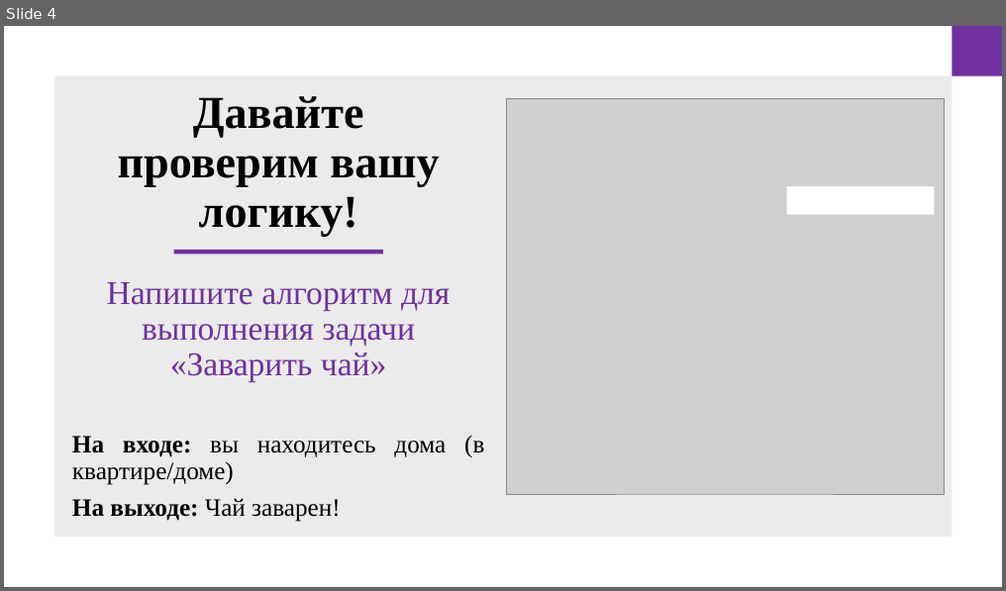
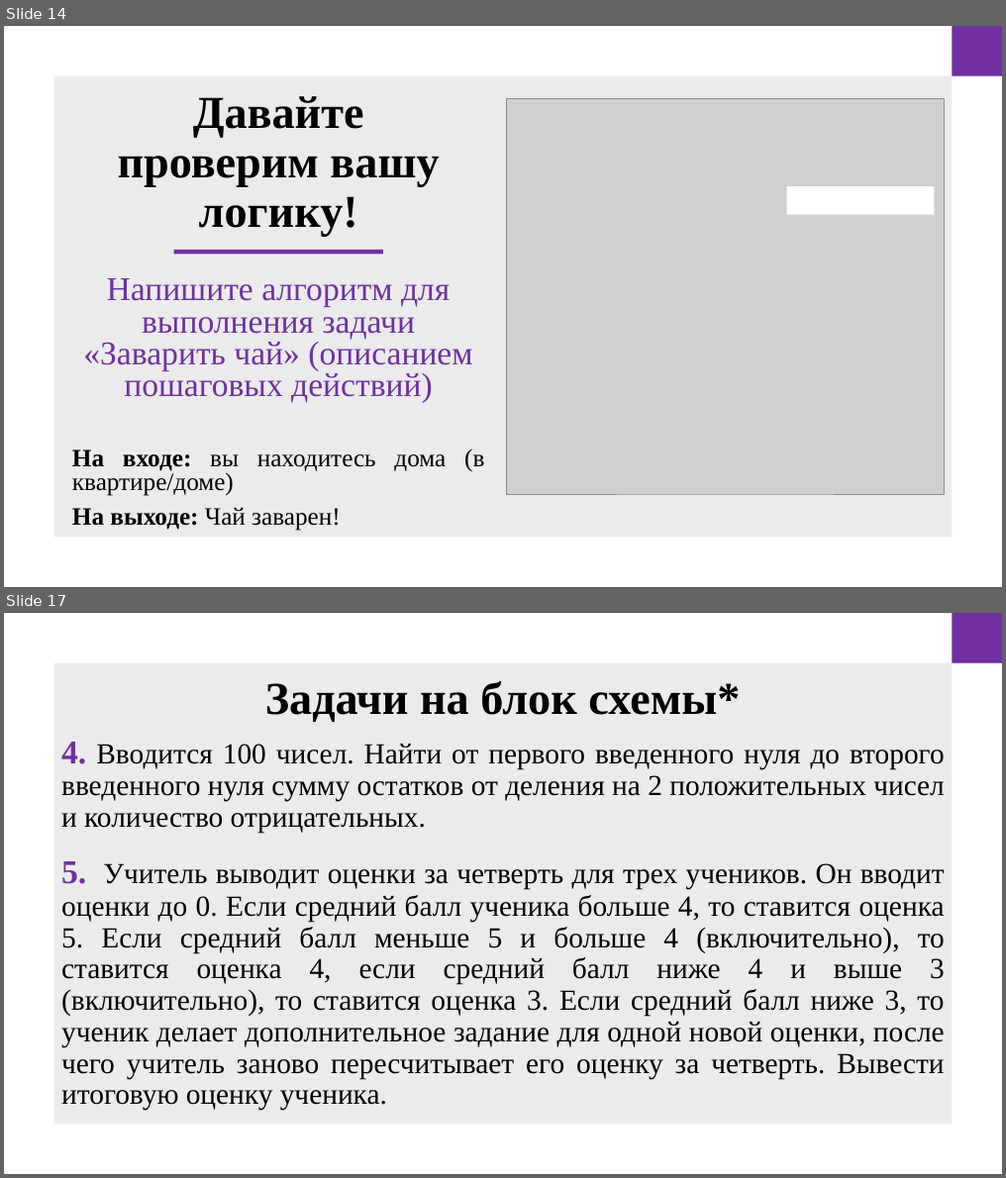
Before and after one commit to doshenka/akademy_files, a slide deck: преза на 12-4-24.pptx. Shown one above the other, each under a label of ours: slide 4 before the commit, slides 14 and 17 after it; the slides between them are not shown. The pictures are 1006x591 and 1006x1178 pixels, drawn with LibreOffice and Linux fonts; fonts in the diff are those of the drawing; grey boxes stand for pictures. Boxes give left, top, right and bottom in pixels: in the first picture for what was removed or moved away, otherwise in the second. Text is boxed around its words. In the diff, an @@ line names an element or a change of style, - is before the commit and + after.

```diff
--- a/преза на 12-4-24.pptx
+++ b/преза на 12-4-24.pptx
@@ slide 17 added at <box>4,613,1002,1174</box>, background #FFFFFF @@
@@ rectangle added at <box>951,613,1002,663</box>, fill #7030A0 @@
@@ rectangle added at <box>54,663,951,1124</box>, fill #D9D9D9 at 50% opacity @@
@@ title added at <box>265,681,740,722</box>, 44 pt, text #000000, bold @@
+Задачи на блок схемы*
@@ text added at <box>61,742,944,833</box>, 28 pt, text #000000 @@
+4. Вводится 100 чисел. Найти от первого введенного нуля до второго введенного нуля сумму остатков от деления на 2 положительных чисел и количество отрицательных.
@@ text added at <box>61,861,944,1111</box>, 28 pt, text #000000 @@
+5. Учитель выводит оценки за четверть для трех учеников. Он вводит оценки до 0. Если средний балл ученика больше 4, то ставится оценка 5. Если средний балл меньше 5 и больше 4 (включительно), то ставится оценка 4, если средний балл ниже 4 и выше 3 (включительно), то ставится оценка 3. Если средний балл ниже 3, то ученик делает дополнительное задание для одной новой оценки, после чего учитель заново пересчитывает его оценку за четверть. Вывести итоговую оценку ученика.
@@ what was slide 4 is now slide 14 @@
@@ slide 14 changed as well @@
@@ text at <box>83,278,472,403</box>: text changed @@
-Напишите алгоритм для выполнения задачи «Заварить чай»
+Напишите алгоритм для выполнения задачи «Заварить чай» (описанием пошаговых действий)
@@ text at <box>72,449,484,531</box>: line spacing 0.9 to 0.8 @@
```
Also in this commit, not shown: 4 other slides changed, 11 other slides added, 1 slide removed.
